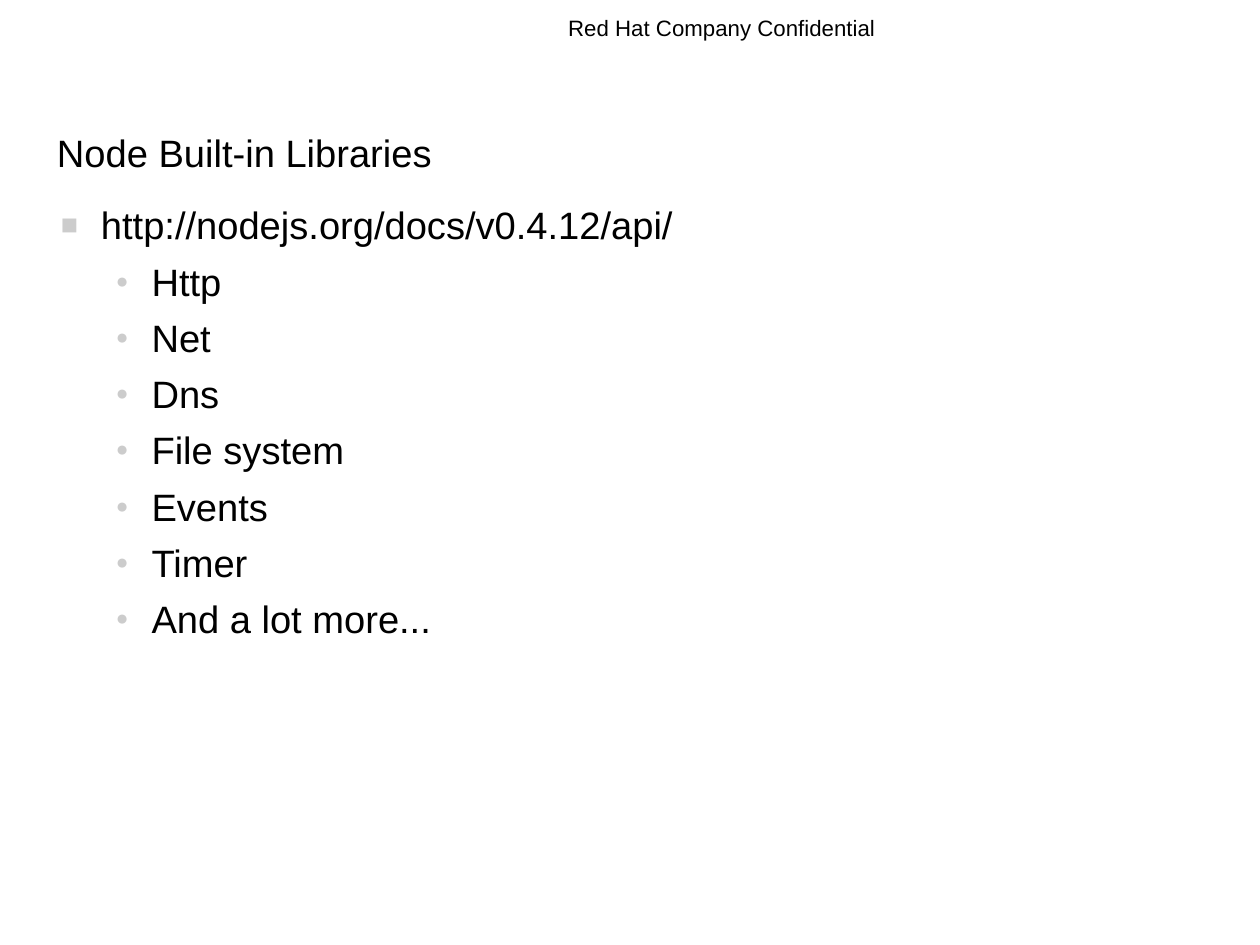
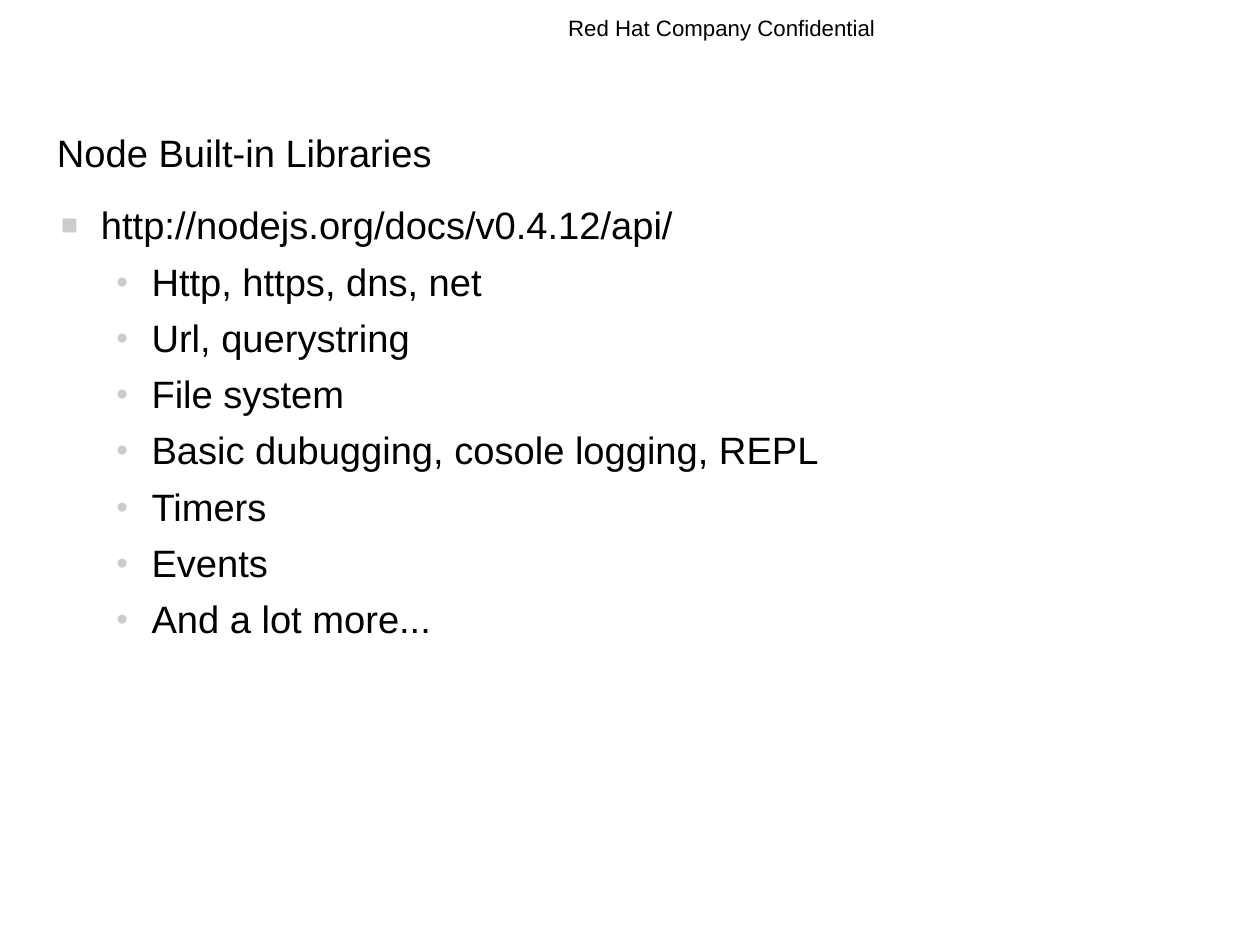
Before and after one commit to rhyw/node-trial, a slide deck: slide 6 of node-introduction.odp. Drawn at 1260x945 pixels with LibreOffice and Linux fonts; fonts in the diff are those of the drawing; background and template pictures are left out. Boxes give left, top, right and bottom in pixels: in the first picture for what was removed or moved away, otherwise in the second. Text is boxed around its words. In the diff, an @@ line names an element or a change of style, - is before the commit and + after.

```diff
--- a/node-introduction.odp
+++ b/node-introduction.odp
@@ text at <box>152,268,482,360</box>: text changed @@
-  ● Http
-  ● Net
-  ● Dns
+  ● Http, https, dns, net
+  ● Url, querystring
@@ text at <box>152,436,818,522</box>: paragraphs added @@
+  ● Basic dubugging, cosole logging, REPL
+  ● Timers
@@ text at <box>152,549,248,578</box>: paragraph removed @@
-  ● Timer
```
Also in this commit, not shown: 5 other slides changed, 3 slides added, 2 slides removed.
